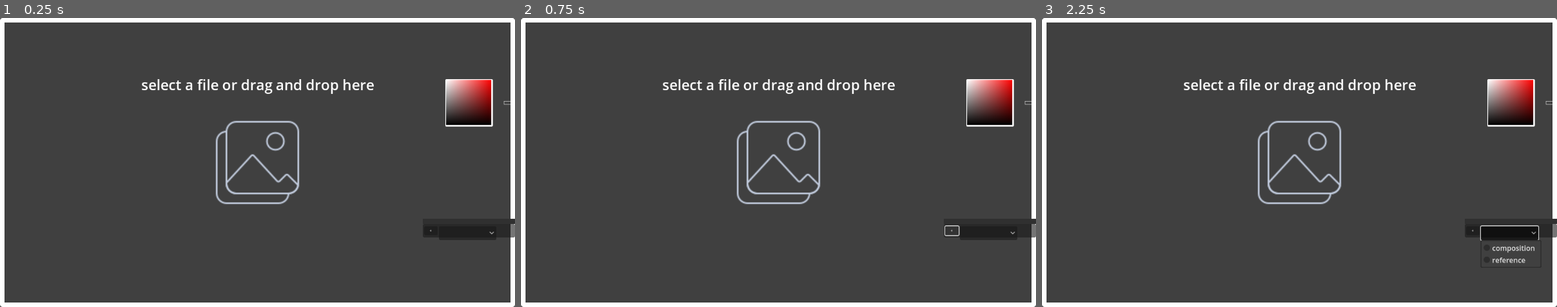
Above: before the commit, frames 1-3 (left to right).
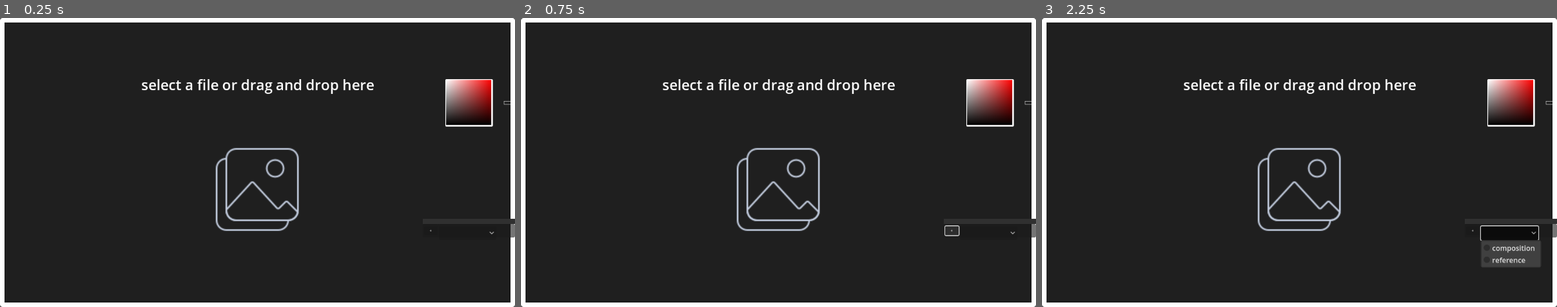
Above: after the commit, the same moments.

Repository: namooTH/nimp
Game: Godot game, scene res://components/general/requestsUI/requestFile/requestImage.tscn
Same seed, same stepped clock (60 frames per second), same inputs: the game is played once before the commit and once after it. This scene is started directly instead of the project's main scene.
Inputs (mouse positions are in pixels of both pictures, inside the frame that each line leads up to):
- Up to frame 1 (0.25 s): no input
- Up to frame 2 (0.75 s): click "+" at 0.5 s
- Up to frame 3 (2.25 s): click (1299, 162) at 1.25 s; click (1510, 231) at 2 s

The runs differ from the first frame. In frame 1, 91% of the frame differs, in the area x 0-100%, y 1-99%; in frame 2, 91%; in frame 3, 90%.

Commit message:
fixes popup content being weird

Diff:
--- a/components/general/requestsUI/requestFile/requestImage.tscn
+++ b/components/general/requestsUI/requestFile/requestImage.tscn
@@ -4,7 +4,7 @@
 [ext_resource type="Texture2D" uid="uid://lq3epe5m6c7x" path="res://res/icons/images.svg" id="2_jo31t"]
 
 [sub_resource type="StyleBoxFlat" id="StyleBoxFlat_14m1v"]
-bg_color = Color(0, 0, 0, 0.168627)
+bg_color = Color(0, 0, 0, 0.588235)
 border_width_left = 10
 border_width_top = 10
 border_width_right = 10
@@ -26,15 +26,15 @@
 
 [node name="Label" type="Label" parent="."]
 layout_mode = 1
-anchors_preset = 8
+anchors_preset = -1
 anchor_left = 0.5
-anchor_top = 0.5
+anchor_top = 0.23
 anchor_right = 0.5
-anchor_bottom = 0.5
+anchor_bottom = 0.23
 offset_left = -20.0
-offset_top = -186.5
+offset_top = -11.54
 offset_right = 20.0
-offset_bottom = -163.5
+offset_bottom = 11.46
 grow_horizontal = 2
 grow_vertical = 2
 theme_override_font_sizes/font_size = 32
@@ -42,18 +42,20 @@
 
 [node name="TextureRect" type="TextureRect" parent="."]
 layout_mode = 1
-anchors_preset = 8
-anchor_left = 0.5
-anchor_top = 0.5
-anchor_right = 0.5
-anchor_bottom = 0.5
-offset_left = -146.0
-offset_top = -146.0
-offset_right = 146.0
-offset_bottom = 146.0
+anchors_preset = -1
+anchor_left = 0.373
+anchor_top = 0.369
+anchor_right = 0.627
+anchor_bottom = 0.819
+offset_left = 0.303955
+offset_top = -0.112015
+offset_right = -0.304016
+offset_bottom = 0.287964
 grow_horizontal = 2
 grow_vertical = 2
 texture = ExtResource("2_jo31t")
+expand_mode = 1
+stretch_mode = 4
 
 [node name="FileDialog" type="FileDialog" parent="."]
 title = "Open a File"
--- a/components/general/requestsUI/requestResolution/requestResolution.tscn
+++ b/components/general/requestsUI/requestResolution/requestResolution.tscn
@@ -3,7 +3,7 @@
 [ext_resource type="Script" uid="uid://c56e3mxf8yhrq" path="res://components/general/requestsUI/requestFile/request_file.gd" id="1_r0hko"]
 
 [sub_resource type="StyleBoxFlat" id="StyleBoxFlat_14m1v"]
-bg_color = Color(0, 0, 0, 0.203922)
+bg_color = Color(0, 0, 0, 0.588235)
 border_width_left = 10
 border_width_top = 10
 border_width_right = 10
@@ -14,7 +14,7 @@
 corner_radius_bottom_right = 5
 corner_radius_bottom_left = 5
 
-[node name="RequestImage" type="Panel"]
+[node name="RequestResolution" type="Panel"]
 anchors_preset = 15
 anchor_right = 1.0
 anchor_bottom = 1.0
--- a/components/ui/globalPopup/globalPopup.tscn
+++ b/components/ui/globalPopup/globalPopup.tscn
@@ -38,6 +38,21 @@
 anchors_preset = 15
 anchor_right = 1.0
 anchor_bottom = 1.0
+grow_horizontal = 2
+grow_vertical = 2
+mouse_filter = 1
+
+[node name="anchorTextbox" type="Control" parent="main"]
+visible = false
+layout_mode = 1
+anchor_left = 0.362
+anchor_top = 0.211
+anchor_right = 0.638
+anchor_bottom = 0.789
+offset_left = 0.475983
+offset_top = 0.271988
+offset_right = -0.475952
+offset_bottom = -0.272034
 grow_horizontal = 2
 grow_vertical = 2
 mouse_filter = 1
@@ -142,18 +157,5 @@
 anchor_bottom = 1.0
 offset_top = 55.0
 offset_right = -1.0
-
-[node name="anchorTextbox" type="Control" parent="main"]
-visible = false
-layout_mode = 1
-anchor_left = 0.362
-anchor_top = 0.211
-anchor_right = 0.638
-anchor_bottom = 0.789
-offset_left = 0.475983
-offset_top = 0.271988
-offset_right = -0.475952
-offset_bottom = -0.272034
 grow_horizontal = 2
 grow_vertical = 2
-mouse_filter = 1
--- a/components/ui/globalPopup/global_popup.gd
+++ b/components/ui/globalPopup/global_popup.gd
@@ -17,7 +17,7 @@
 func _process(delta: float) -> void:
 	transparency = lerp(transparency, transparencyTo, delta * 8)
 	$main/bars.modulate.a = transparency
-	$main/main.modulate.a = transparency * 4
+	$main/main.modulate.a = transparency
 	$main/main.size = $main/anchorTextbox.size * transparency
 	$main/main.position = ( ($main/anchorTextbox.position) + ($main/anchorTextbox.size - $main/main.size) / 2 )
 	if transparencyTo == 0 and transparency <= 0.001:
@@ -25,5 +25,3 @@
 		if content.get_children(): content.get_child(0).queue_free()
 		hide()
 	else: show()
-	#var posOffset = (-(transparency - 1)) + $main/main.position
-	#$main/main.position = posOffset + ( (-$main/anchorTextbox.size / 2) * (transparency - 1) )
